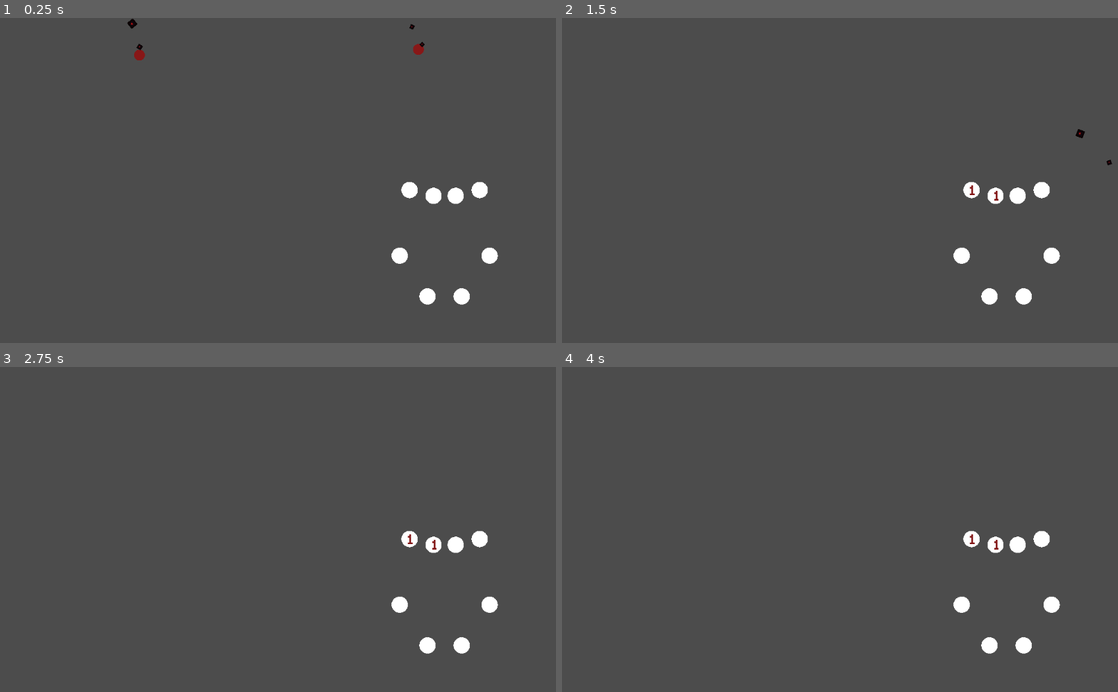
Above: before the commit, frames 1-4 (two rows, left to right).
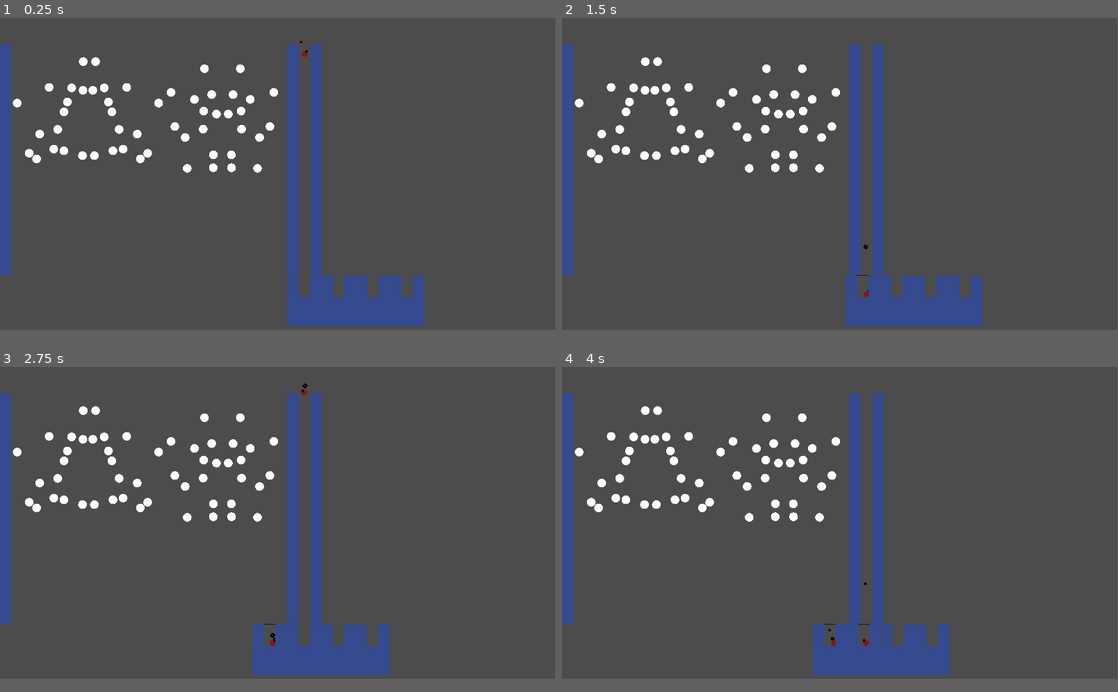
Above: after the commit, the same moments.

Repository: PaganSeaWitch/TechDemosForFunAndProfit
Game: Godot game, scene res://Scenes/plinko.tscn
Two runs of this game, one before a commit and one after it. Both use one fixed random seed, a clock stepped at 60 frames per second and the inputs below. The engine's default icon, where the game draws it, is replaced by a stand-in: a white triangle on a blue panel in a dark square.
Inputs:
- Up to frame 1 (0.25 s): no input
- Up to frame 2 (1.5 s): no input
- Up to frame 3 (2.75 s): no input
- Up to frame 4 (4 s): no input
In our replay, the window is 800x468 before the commit and 799x449 after it. These sizes can differ from the game's own. Grey fills any space a smaller window leaves; there, only what the larger window draws over its background counts as a difference.

The runs differ from the first frame. In frame 1, 11% of the frame differs, in the area x 0-90%, y 0-95%; in frame 2, 10%; in frame 3, 10%; in frame 4, 10%.

Commit message:
dumb ui stuff

Diff:
--- /dev/null
+++ b/PARTICLES/GODOT/PARTICLES/BallContainer.tscn
@@ -0,0 +1,17 @@
+[gd_scene load_steps=3 format=2]
+
+[ext_resource path="res://Wall.tscn" type="PackedScene" id=1]
+[ext_resource path="res://ballCatcher.tscn" type="PackedScene" id=2]
+
+[node name="BallContainer" type="Node2D"]
+
+[node name="Wall4" parent="." instance=ExtResource( 1 )]
+position = Vector2( 37.1947, 44.0617 )
+scale = Vector2( 2, 4 )
+
+[node name="Wall5" parent="." instance=ExtResource( 1 )]
+position = Vector2( -41.1954, 43.2932 )
+scale = Vector2( 2, 4 )
+
+[node name="ballCatcher" parent="." instance=ExtResource( 2 )]
+position = Vector2( -248.438, -935.385 )
--- /dev/null
+++ b/PARTICLES/GODOT/PARTICLES/Scenes/BallCarrier.gd
@@ -0,0 +1,38 @@
+extends Node2D
+
+
+# Declare member variables here. Examples:
+# var a = 2
+# var b = "text"
+var positionToCatch : Vector2
+var to : Vector2
+var currentContainer = 1
+var maxContainers = 4
+var from
+var ballDropped = false
+var baseIncrement = 100
+signal dropNext
+# Called when the node enters the scene tree for the first time.
+func _ready():
+	to = Vector2(1054.036,953.508)
+
+
+
+# Called every frame. 'delta' is the elapsed time since the previous frame.
+func moveCarrier():
+	currentContainer = currentContainer + 1
+	if(currentContainer <= maxContainers):
+		from = get_child(currentContainer)
+		ballDropped = false
+
+func moveTo(from, to, delta):
+	var increment = baseIncrement * delta
+	if(from != null):
+		if(from.global_position.x > to.x):
+			self.position.x = self.position.x -increment
+		if(from.global_position.x <= to.x && ballDropped == false):
+			ballDropped = true
+			self.emit_signal("dropNext")
+
+func _physics_process(delta):
+	moveTo(from,to, delta)
--- a/PARTICLES/GODOT/PARTICLES/Scenes/CreateBoard.gd
+++ b/PARTICLES/GODOT/PARTICLES/Scenes/CreateBoard.gd
@@ -24,6 +24,6 @@
 		self.add_child(newPeg)
 		newPeg.global_position = Vector2(x,y)
 		newPeg.set_scale(Vector2(oldScale.x * 1/scale.x ,oldScale.y * 1/scale.y ))
-		print(maxX)
 		pegs.append(self.to_local(Vector2(x,y)))
+
 	emit_signal("mirrorThis", pegs)
--- a/PARTICLES/GODOT/PARTICLES/Scenes/GarbageCollector.tscn
+++ b/PARTICLES/GODOT/PARTICLES/Scenes/GarbageCollector.tscn
@@ -3,15 +3,13 @@
 [ext_resource path="res://Scripts/Misc/GarbageCollector.gd" type="Script" id=1]
 
 [sub_resource type="RectangleShape2D" id=1]
-extents = Vector2( 154.65, 35.5752 )
+extents = Vector2( 77.7942, 35.5752 )
 
 [node name="Area2D" type="Area2D"]
-position = Vector2( 217.091, 517.872 )
 script = ExtResource( 1 )
 
 [node name="CollisionShape2D" type="CollisionShape2D" parent="."]
-position = Vector2( 190.033, 30.8332 )
-scale = Vector2( 5, 1 )
+position = Vector2( 77.2752, 0 )
 shape = SubResource( 1 )
 
 [connection signal="body_entered" from="." to="." method="_on_Area2D_body_entered"]
--- /dev/null
+++ b/PARTICLES/GODOT/PARTICLES/Scenes/ballCatcher.gd
@@ -0,0 +1,20 @@
+extends Area2D
+
+
+# Declare member variables here. Examples:
+# var a = 2
+# var b = "text"
+
+
+# Called when the node enters the scene tree for the first time.
+func _ready():
+	pass # Replace with function body.
+
+
+# Called every frame. 'delta' is the elapsed time since the previous frame.
+#func _process(delta):
+#	pass
+
+
+func _on_Area2D2_body_exited(body):
+	self.queue_free()
--- /dev/null
+++ b/PARTICLES/GODOT/PARTICLES/Scenes/ballDropPosition.gd
@@ -0,0 +1,23 @@
+extends Node2D
+
+
+# Declare member variables here. Examples:
+# var a = 2
+# var b = "text"
+
+var ball = load("res://Scenes//Ball Scenes//BALL.tscn")
+
+# Called when the node enters the scene tree for the first time.
+func _ready():
+	pass # Replace with function body.
+
+
+# Called every frame. 'delta' is the elapsed time since the previous frame.
+#func _process(delta):
+#	pass
+
+
+func _on_BallCarrier_dropNext():
+	var newBall = ball.instance()
+	get_parent().add_child(newBall)
+	newBall.position = self.position
--- a/PARTICLES/GODOT/PARTICLES/Scenes/plinko.tscn
+++ b/PARTICLES/GODOT/PARTICLES/Scenes/plinko.tscn
@@ -1,29 +1,89 @@
-[gd_scene load_steps=6 format=2]
+[gd_scene load_steps=8 format=2]
 
 [ext_resource path="res://Scenes/RandomPegZoneTake2.tscn" type="PackedScene" id=1]
-[ext_resource path="res://Scenes/Ball Scenes/Action Balls/YellowPegMoneyBall.tscn" type="PackedScene" id=2]
+[ext_resource path="res://Scenes/BallCarrier.gd" type="Script" id=2]
 [ext_resource path="res://Scenes/GarbageCollector.tscn" type="PackedScene" id=3]
 [ext_resource path="res://Scenes/Ball Scenes/Paint Balls/YellowPaintBall.tscn" type="PackedScene" id=4]
-
-[sub_resource type="PhysicsMaterial" id=1]
-bounce = 10.0
+[ext_resource path="res://Wall.tscn" type="PackedScene" id=5]
+[ext_resource path="res://BallContainer.tscn" type="PackedScene" id=6]
+[ext_resource path="res://Scenes/ballDropPosition.gd" type="Script" id=7]
 
 [node name="Node2D" type="Node2D"]
 position = Vector2( 0.666672, 0 )
-
-[node name="BALL" parent="." instance=ExtResource( 2 )]
-position = Vector2( 770.056, 29.6702 )
-physics_material_override = SubResource( 1 )
-contacts_reported = 1
+__meta__ = {
+"_edit_lock_": true
+}
 
 [node name="BALL2" parent="." instance=ExtResource( 4 )]
-position = Vector2( 256.124, 40.1166 )
+position = Vector2( 1052.54, 96.4729 )
 
 [node name="Area2D" parent="." instance=ExtResource( 3 )]
-position = Vector2( 317.333, 606 )
+position = Vector2( 33.1451, 785.2 )
+scale = Vector2( 6.2, 1 )
 
 [node name="RandomPegZone3" parent="." instance=ExtResource( 1 )]
-position = Vector2( 618.21, 117.458 )
+position = Vector2( 568.241, 122.172 )
 scale = Vector2( 20, 20 )
-minPeg = 5
-maxPeg = 5
+minPeg = 20
+maxPeg = 20
+
+[node name="RandomPegZone" parent="." instance=ExtResource( 1 )]
+position = Vector2( 58.5952, 117.692 )
+scale = Vector2( 25, 5 )
+minPeg = 10
+maxPeg = 10
+
+[node name="RandomPegZone2" parent="." instance=ExtResource( 1 )]
+position = Vector2( 53.2998, 240.024 )
+scale = Vector2( 25, 5 )
+minPeg = 10
+maxPeg = 10
+
+[node name="RandomPegZone4" parent="." instance=ExtResource( 1 )]
+position = Vector2( 55.1449, 365.37 )
+scale = Vector2( 25, 10 )
+minPeg = 10
+maxPeg = 10
+
+[node name="Wall" parent="." instance=ExtResource( 5 )]
+position = Vector2( 18.07, 490.556 )
+
+[node name="Wall2" parent="." instance=ExtResource( 5 )]
+position = Vector2( 1011.83, 490.556 )
+
+[node name="BallCarrier" type="Node2D" parent="." groups=[
+"BallCarrier",
+]]
+position = Vector2( 1193.41, 883.079 )
+script = ExtResource( 2 )
+__meta__ = {
+"_edit_group_": true
+}
+
+[node name="Wall3" parent="BallCarrier" instance=ExtResource( 5 )]
+position = Vector2( 36.4487, 134.246 )
+scale = Vector2( 23.7, 5 )
+
+[node name="BallContainer4" parent="BallCarrier" instance=ExtResource( 6 )]
+position = Vector2( -138.593, 4.71405 )
+
+[node name="BallContainer" parent="BallCarrier" instance=ExtResource( 6 )]
+position = Vector2( -20.742, 4.714 )
+
+[node name="BallContainer2" parent="BallCarrier" instance=ExtResource( 6 )]
+position = Vector2( 98.052, 4.714 )
+
+[node name="BallContainer3" parent="BallCarrier" instance=ExtResource( 6 )]
+position = Vector2( 215.903, 4.714 )
+
+[node name="Wall3" parent="." instance=ExtResource( 5 )]
+position = Vector2( 1092.35, 490.557 )
+
+[node name="positionToBe" type="Node2D" parent="."]
+position = Vector2( 1054.04, 953.508 )
+
+[node name="ballDropPosition" type="Node2D" parent="."]
+position = Vector2( 1050.99, 70.6309 )
+script = ExtResource( 7 )
+
+[connection signal="dropNext" from="BallCarrier" to="ballDropPosition" method="_on_BallCarrier_dropNext"]
--- /dev/null
+++ b/PARTICLES/GODOT/PARTICLES/Scenes/stopGap.gd
@@ -0,0 +1,10 @@
+extends StaticBody2D
+
+
+
+func _on_Area2D2_body_exited(body):
+	self.collision_layer = 1
+	self.collision_mask = 1
+	self.visible = true
+	body.set_linear_velocity(Vector2(0, 10))
+	get_tree().call_group("BallCarrier", "moveCarrier")
--- a/PARTICLES/GODOT/PARTICLES/Scripts/PegInheritenceTree/PEG.gd
+++ b/PARTICLES/GODOT/PARTICLES/Scripts/PegInheritenceTree/PEG.gd
@@ -65,5 +65,4 @@
 	self.get_child(0).set_deferred("disabled", false)
 
 func _on_Area2D_area_entered(area):
-	#print('removed self cuz overlap')
 	self.queue_free()
--- /dev/null
+++ b/PARTICLES/GODOT/PARTICLES/Wall.tscn
@@ -0,0 +1,27 @@
+[gd_scene load_steps=5 format=2]
+
+[sub_resource type="RectangleShape2D" id=2]
+
+[sub_resource type="QuadMesh" id=3]
+size = Vector2( 20, 20 )
+
+[sub_resource type="Gradient" id=4]
+offsets = PoolRealArray( 1 )
+colors = PoolColorArray( 0.215686, 0.298039, 0.564706, 1 )
+
+[sub_resource type="GradientTexture" id=5]
+gradient = SubResource( 4 )
+
+[node name="Wall" type="StaticBody2D"]
+position = Vector2( 19.4781, 334.122 )
+scale = Vector2( 2, 40 )
+__meta__ = {
+"_edit_group_": true
+}
+
+[node name="CollisionShape2D" type="CollisionShape2D" parent="."]
+shape = SubResource( 2 )
+
+[node name="MeshInstance2D" type="MeshInstance2D" parent="CollisionShape2D"]
+mesh = SubResource( 3 )
+texture = SubResource( 5 )
--- /dev/null
+++ b/PARTICLES/GODOT/PARTICLES/ballCatcher.tscn
@@ -0,0 +1,52 @@
+[gd_scene load_steps=8 format=2]
+
+[ext_resource path="res://Scenes/ballCatcher.gd" type="Script" id=1]
+[ext_resource path="res://Scenes/stopGap.gd" type="Script" id=2]
+
+[sub_resource type="RectangleShape2D" id=1]
+extents = Vector2( 19.913, 0.619934 )
+
+[sub_resource type="QuadMesh" id=2]
+size = Vector2( 40, 1 )
+
+[sub_resource type="Gradient" id=3]
+offsets = PoolRealArray( 0 )
+colors = PoolColorArray( 0, 0, 0, 1 )
+
+[sub_resource type="GradientTexture" id=4]
+gradient = SubResource( 3 )
+
+[sub_resource type="RectangleShape2D" id=5]
+extents = Vector2( 18.2168, 10 )
+
+[node name="ballCatcher" type="Node2D"]
+
+[node name="StaticBody2D" type="StaticBody2D" parent="."]
+visible = false
+position = Vector2( 246.261, 938.633 )
+collision_layer = 0
+collision_mask = 0
+script = ExtResource( 2 )
+__meta__ = {
+"_edit_group_": true
+}
+
+[node name="CollisionShape2D" type="CollisionShape2D" parent="StaticBody2D"]
+shape = SubResource( 1 )
+
+[node name="MeshInstance2D" type="MeshInstance2D" parent="StaticBody2D/CollisionShape2D"]
+mesh = SubResource( 2 )
+texture = SubResource( 4 )
+
+[node name="Area2D2" type="Area2D" parent="."]
+position = Vector2( 246.54, 949.529 )
+script = ExtResource( 1 )
+__meta__ = {
+"_edit_group_": true
+}
+
+[node name="CollisionShape2D" type="CollisionShape2D" parent="Area2D2"]
+shape = SubResource( 5 )
+
+[connection signal="body_exited" from="Area2D2" to="StaticBody2D" method="_on_Area2D2_body_exited"]
+[connection signal="body_exited" from="Area2D2" to="Area2D2" method="_on_Area2D2_body_exited"]
--- a/PARTICLES/GODOT/PARTICLES/project.godot
+++ b/PARTICLES/GODOT/PARTICLES/project.godot
@@ -66,6 +66,11 @@
 run/main_scene="res://Scenes/plinko.tscn"
 config/icon="res://icon.png"
 
+[display]
+
+window/size/width=1920
+window/size/height=1080
+
 [physics]
 
 common/enable_pause_aware_picking=true
